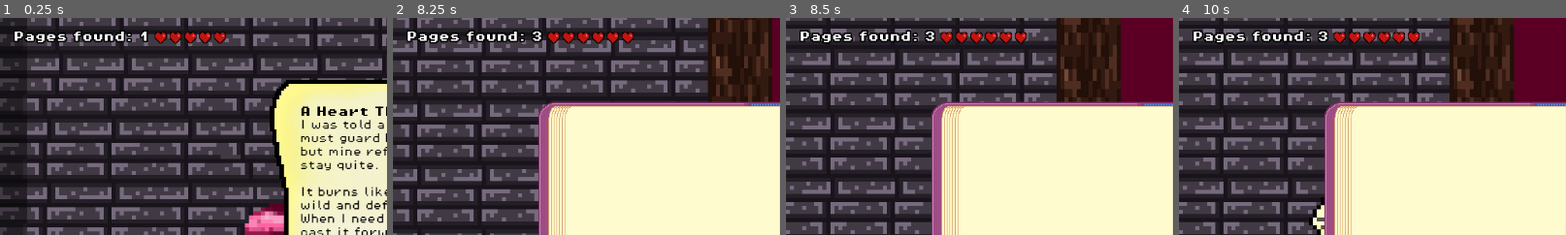
Above: before the commit, frames 1-4 (left to right).
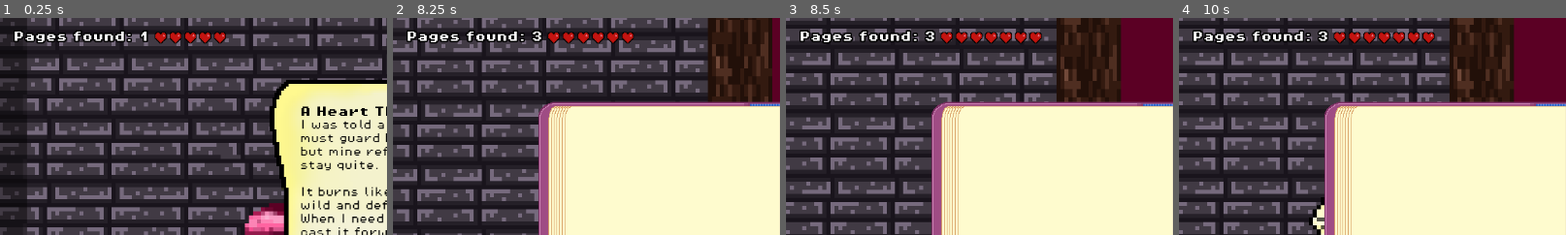
Above: after the commit, the same moments.

Repository: Gert1337/Game1
Game: Godot game, scene res://scenes/game.tscn
The game is run twice, just before and just after one commit, with the same random seed, the same clock (stepped at 60 frames per second) and the same inputs.
Inputs:
- Up to frame 1 (0.25 s): no input
- Up to frame 2 (8.25 s): hold Right (move_right) 0.53-2.03 s; tap C (CloseDiaryPage) at 0.6, 3.6, 6.6 s; tap Space (jump) at 0.77, 1.52, 3.02, 3.77, 4.52, 6.02, 6.77, 7.52 s; tap B (Open Diary) at 1.35, 4.35, 7.35 s; hold Left (move_left) 2.03-2.78 s; tap H (afformation) at 2.1, 5.1, 8.1 s; hold Right (move_right) 2.78-4.28 s; tap Z (shoot) at 2.85, 5.85 s; hold Left (move_left) 4.28-5.03 s; hold Right (move_right) 5.03-5.78 s; hold Left (move_left) 5.78-7.28 s; hold Right (move_right) from 7.28 s (still down)
- Up to frame 3 (8.5 s): keep holding Right (move_right)
- Up to frame 4 (10 s): tap Z (shoot) at 8.85 s; tap Space (jump) at 9.02, 9.77 s; release Right (move_right) at 9.53 s; hold Left (move_left) from 9.53 s (still down); tap C (CloseDiaryPage) at 9.6 s
The pictures show only the part of the screen within x 0-50%, y 0-50%; the shares and areas given below are measured in that part.

Frames 1-2 are identical in both runs. In frame 3, 0.1% of the frame differs, in the area x 62-67%, y 6-12%; in frame 4, 0.1%.

Commit message:
new sounds when picking up heart

Diff:
--- a/scenes/dead_to_live_platform.tscn
+++ b/scenes/dead_to_live_platform.tscn
@@ -158,10 +158,7 @@
 
 [node name="Sprite2D" type="AnimatedSprite2D" parent="."]
 sprite_frames = SubResource("SpriteFrames_ltd3f")
-animation = &"comming_to_live"
 autoplay = "default"
-frame = 7
-frame_progress = 1.0
 
 [node name="CollisionShape2D" type="CollisionShape2D" parent="."]
 position = Vector2(0, -4)
--- a/scenes/heart.tscn
+++ b/scenes/heart.tscn
@@ -1,9 +1,33 @@
-[gd_scene load_steps=20 format=3 uid="uid://dvubdxm70w5qc"]
+[gd_scene load_steps=45 format=3 uid="uid://dvubdxm70w5qc"]
 
 [ext_resource type="Script" uid="uid://badw3oebky4mf" path="res://scripts/heart.gd" id="1_krgnv"]
 [ext_resource type="Texture2D" uid="uid://dttgf86ejgv5v" path="res://assets/sprites/Heart.png" id="2_krgnv"]
-[ext_resource type="AudioStream" uid="uid://d2knikqmv5lhm" path="res://assets/sounds/coin.wav" id="3_8nnyc"]
 [ext_resource type="Texture2D" uid="uid://dtfgeeoluipvr" path="res://assets/sprites/heart-spinning.png" id="3_txm48"]
+[ext_resource type="AudioStream" uid="uid://cm50joncac57k" path="res://assets/sounds/gaining_health/Getting healt/Got it.wav" id="4_u10h0"]
+[ext_resource type="AudioStream" uid="uid://dh1bkeaaf0rbf" path="res://assets/sounds/gaining_health/Getting healt/Lets goo.wav" id="5_oquu7"]
+[ext_resource type="AudioStream" uid="uid://dt1wqhfcsuand" path="res://assets/sounds/gaining_health/Getting healt/Uhhh, lovely.wav" id="6_0fb81"]
+[ext_resource type="AudioStream" uid="uid://cn4jr2tjfs0br" path="res://assets/sounds/gaining_health/Getting healt/Heart on, game on.wav" id="6_vl5we"]
+[ext_resource type="AudioStream" uid="uid://vxn8htw5adx3" path="res://assets/sounds/gaining_health/Getting healt/Breathe in im okay.wav" id="7_rpxf6"]
+[ext_resource type="AudioStream" uid="uid://clkur4ba6x30h" path="res://assets/sounds/gaining_health/Getting healt/I needed that.wav" id="7_uj202"]
+[ext_resource type="AudioStream" uid="uid://dom3iipei8ob6" path="res://assets/sounds/gaining_health/Getting healt/Love guides my aim.wav" id="8_2acgd"]
+[ext_resource type="AudioStream" uid="uid://bo0mnmeso8hlt" path="res://assets/sounds/gaining_health/Getting healt/Mmm feeling fierce.wav" id="9_sti0q"]
+[ext_resource type="AudioStream" uid="uid://l50d1g8q84k1" path="res://assets/sounds/gaining_health/Getting healt/Power of love baby.wav" id="10_eqgix"]
+[ext_resource type="AudioStream" uid="uid://dtyujs7ayhlji" path="res://assets/sounds/gaining_health/Getting healt/Locked loaded loved.wav" id="11_0oe27"]
+[ext_resource type="AudioStream" uid="uid://cp5s1f28ll7go" path="res://assets/sounds/gaining_health/Getting healt/Love hurts for them.wav" id="12_h3uuw"]
+[ext_resource type="AudioStream" uid="uid://cxkgn4rknue7" path="res://assets/sounds/gaining_health/Getting healt/All heart, all figth.wav" id="13_owjnq"]
+[ext_resource type="AudioStream" uid="uid://cubelhb00aqt6" path="res://assets/sounds/gaining_health/Getting healt/Now thats heart powe.wav" id="14_mln8q"]
+[ext_resource type="AudioStream" uid="uid://bmmiuwrgarr62" path="res://assets/sounds/gaining_health/Getting healt/More love, more power.wav" id="15_oogn5"]
+[ext_resource type="AudioStream" uid="uid://ekciomum3at0" path="res://assets/sounds/gaining_health/Getting healt/Sweet sweet heart Core.wav" id="17_1tkg8"]
+[ext_resource type="AudioStream" uid="uid://c4waofqttu46e" path="res://assets/sounds/gaining_health/Getting healt/They can_t stop me now.wav" id="18_uk4h7"]
+[ext_resource type="AudioStream" uid="uid://bhxbfka606jmf" path="res://assets/sounds/gaining_health/Getting healt/The heart knows the way.wav" id="19_ffuy3"]
+[ext_resource type="AudioStream" uid="uid://dtbghkyd86r4a" path="res://assets/sounds/gaining_health/Getting healt/More where that came from.wav" id="20_8jug1"]
+[ext_resource type="AudioStream" uid="uid://d3vt0wqv22atw" path="res://assets/sounds/gaining_health/Getting healt/Who knew love could explode.wav" id="21_a1rpq"]
+[ext_resource type="AudioStream" uid="uid://d2ox78y8ytro4" path="res://assets/sounds/gaining_health/Getting healt/Heart reloaded.wav" id="23_jyk3y"]
+[ext_resource type="AudioStream" uid="uid://ckf853ibpl6lc" path="res://assets/sounds/gaining_health/Getting healt/Still fabulous.wav" id="24_nqoh2"]
+[ext_resource type="AudioStream" uid="uid://b76fqdd3oq4jh" path="res://assets/sounds/gaining_health/Getting healt/Back in my feet.wav" id="25_wlrvs"]
+[ext_resource type="AudioStream" uid="uid://sjqj0h41bba1" path="res://assets/sounds/gaining_health/Getting healt/Thats the stuff.wav" id="26_4xhyg"]
+[ext_resource type="AudioStream" uid="uid://cfpwap4t6qy2m" path="res://assets/sounds/gaining_health/Getting healt/Locked and loved.wav" id="27_7jntf"]
+[ext_resource type="AudioStream" uid="uid://cmsrxgaqibceu" path="res://assets/sounds/gaining_health/Getting healt/Even stronger now.wav" id="28_rq4p0"]
 
 [sub_resource type="AtlasTexture" id="AtlasTexture_8nnyc"]
 atlas = ExtResource("3_txm48")
@@ -88,6 +112,35 @@
 
 [sub_resource type="CircleShape2D" id="CircleShape2D_ssuvv"]
 radius = 4.52769
+
+[sub_resource type="AudioStreamRandomizer" id="AudioStreamRandomizer_0uc88"]
+random_volume_offset_db = 3.83
+streams_count = 25
+stream_0/stream = ExtResource("4_u10h0")
+stream_1/stream = ExtResource("5_oquu7")
+stream_2/stream = ExtResource("6_0fb81")
+stream_3/stream = ExtResource("7_uj202")
+stream_4/stream = ExtResource("23_jyk3y")
+stream_5/stream = ExtResource("24_nqoh2")
+stream_6/stream = ExtResource("25_wlrvs")
+stream_7/stream = ExtResource("26_4xhyg")
+stream_8/stream = ExtResource("27_7jntf")
+stream_9/stream = ExtResource("28_rq4p0")
+stream_10/stream = ExtResource("6_vl5we")
+stream_11/stream = ExtResource("7_rpxf6")
+stream_12/stream = ExtResource("8_2acgd")
+stream_13/stream = ExtResource("9_sti0q")
+stream_14/stream = ExtResource("10_eqgix")
+stream_15/stream = ExtResource("11_0oe27")
+stream_16/stream = ExtResource("12_h3uuw")
+stream_17/stream = ExtResource("13_owjnq")
+stream_18/stream = ExtResource("14_mln8q")
+stream_19/stream = ExtResource("15_oogn5")
+stream_20/stream = ExtResource("17_1tkg8")
+stream_21/stream = ExtResource("18_uk4h7")
+stream_22/stream = ExtResource("19_ffuy3")
+stream_23/stream = ExtResource("20_8jug1")
+stream_24/stream = ExtResource("21_a1rpq")
 
 [sub_resource type="Animation" id="Animation_1ikuy"]
 length = 0.001
@@ -130,6 +183,7 @@
 
 [sub_resource type="Animation" id="Animation_d14el"]
 resource_name = "pickup"
+length = 6.0
 tracks/0/type = "value"
 tracks/0/imported = false
 tracks/0/enabled = true
@@ -173,7 +227,7 @@
 tracks/3/interp = 1
 tracks/3/loop_wrap = true
 tracks/3/keys = {
-"times": PackedFloat32Array(0.933333),
+"times": PackedFloat32Array(5.8),
 "transitions": PackedFloat32Array(1),
 "values": [{
 "args": [],
@@ -203,7 +257,7 @@
 shape = SubResource("CircleShape2D_ssuvv")
 
 [node name="PickupSound" type="AudioStreamPlayer2D" parent="."]
-stream = ExtResource("3_8nnyc")
+stream = SubResource("AudioStreamRandomizer_0uc88")
 bus = &"SFX"
 
 [node name="AnimationPlayer" type="AnimationPlayer" parent="PickupSound"]
Not shown, added: assets/sounds/gaining_health/Getting healt/All heart, all figth.wav.import
Not shown, added: assets/sounds/gaining_health/Getting healt/Back in my feet.wav.import
Not shown, added: assets/sounds/gaining_health/Getting healt/Breathe in im okay.wav.import
Not shown, added: assets/sounds/gaining_health/Getting healt/Even stronger now.wav.import
Not shown, added: assets/sounds/gaining_health/Getting healt/Got it.wav.import
Not shown, added: assets/sounds/gaining_health/Getting healt/Healing is also a strength.wav.import
Not shown, added: assets/sounds/gaining_health/Getting healt/Heart on, game on.wav.import
Not shown, added: assets/sounds/gaining_health/Getting healt/Heart reloaded.wav.import
Not shown, added: assets/sounds/gaining_health/Getting healt/I needed that.wav.import
Not shown, added: assets/sounds/gaining_health/Getting healt/Lets goo.wav.import
Not shown, added: assets/sounds/gaining_health/Getting healt/Locked and loved.wav.import
Not shown, added: assets/sounds/gaining_health/Getting healt/Locked loaded loved.wav.import
(and 42 more such lines)
